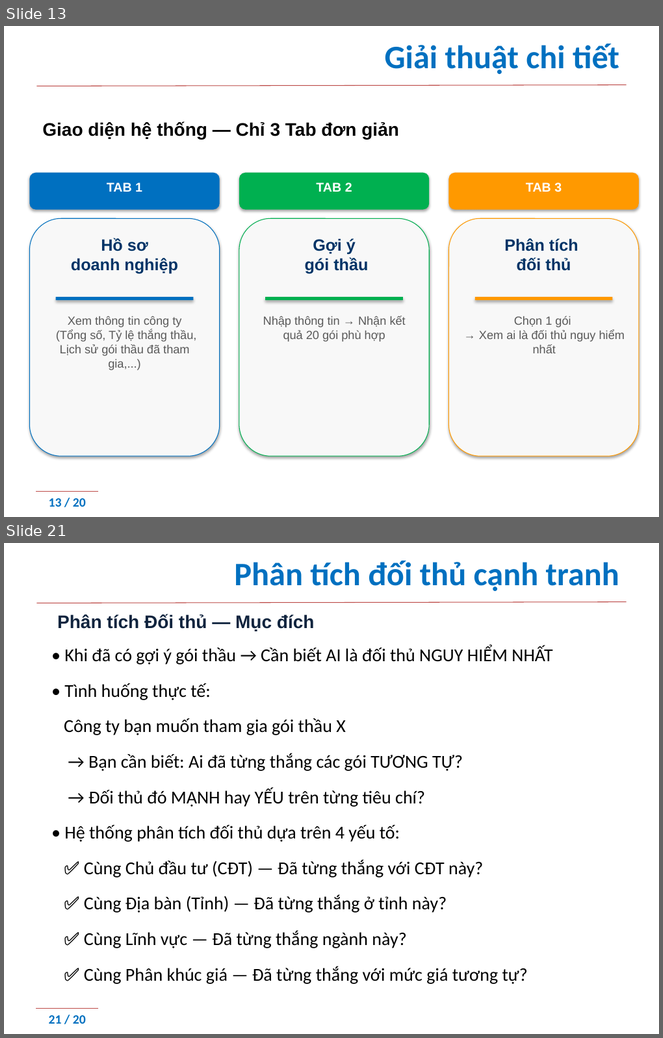
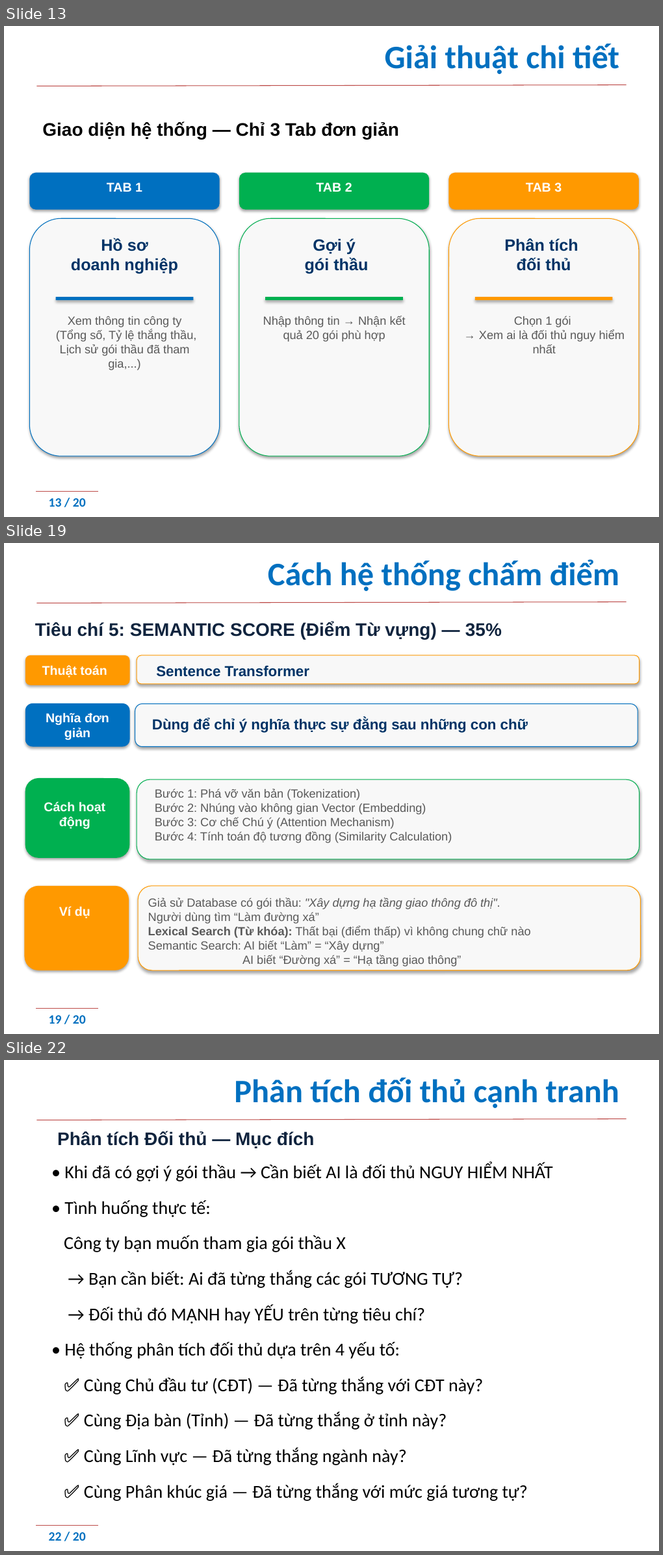
Before and after one commit to minhnc9504/DAUTHAU, a slide deck: Project Presentation Final.pptx. Shown one above the other, each under a label of ours: slides 13 and 21 before the commit, slides 13, 19 and 22 after it; the slides between them are not shown. The pictures are 663x1038 and 663x1555 pixels, drawn with LibreOffice and Linux fonts; fonts in the diff are those of the drawing; background and template pictures are left out. Boxes give left, top, right and bottom in pixels: in the first picture for what was removed or moved away, otherwise in the second. Text is boxed around its words. In the diff, an @@ line names an element or a change of style, - is before the commit and + after.

```diff
--- a/Project Presentation Final.pptx
+++ b/Project Presentation Final.pptx
@@ slide 19 added at bbox=[4, 543, 659, 1034], background #FFFFFF; not listed: 3 template elements that a slide beside it also shows @@
@@ title added at bbox=[268, 559, 620, 591], 36 pt, text #0070C0, bold @@
+Cách hệ thống chấm điểm
@@ text added at bbox=[35, 622, 502, 639], 20 pt, text #0F243E, bold @@
+Tiêu chí 5: SEMANTIC SCORE (Điểm Từ vựng) — 35%
@@ rounded rectangle added at bbox=[25, 655, 130, 686], fill #FF9900 @@
@@ rounded rectangle added at bbox=[137, 655, 640, 685], fill #F8F8F8, outline #FF9900 0.75 pt @@
@@ text added at bbox=[42, 665, 107, 678], 14 pt, text #FFFFFF, bold @@
+Thuật toán
@@ text added at bbox=[156, 665, 310, 677], 16 pt, text #003366, bold @@
+Sentence Transformer
@@ rounded rectangle added at bbox=[25, 704, 130, 746], fill #0070C0 @@
@@ text added at bbox=[46, 713, 109, 740], 14 pt, text #FFFFFF, bold @@
+Nghĩa đơn giản
@@ rounded rectangle added at bbox=[135, 704, 638, 746], fill #F8F8F8, outline #0070C0 0.75 pt @@
@@ text added at bbox=[152, 719, 528, 733], 16 pt, text #003366, bold @@
+Dùng để chỉ ý nghĩa thực sự đằng sau những con chữ
@@ rounded rectangle added at bbox=[25, 778, 129, 858], fill #00B050 @@
@@ rounded rectangle added at bbox=[137, 780, 640, 860], fill #F8F8F8, outline #00B050 0.75 pt @@
@@ text added at bbox=[155, 789, 452, 843], 13 pt, text #595959 @@
+Bước 1: Phá vỡ văn bản (Tokenization)
+Bước 2: Nhúng vào không gian Vector (Embedding)
+Bước 3: Cơ chế Chú ý (Attention Mechanism)
+Bước 4: Tính toán độ tương đồng (Similarity Calculation)
@@ text added at bbox=[44, 802, 105, 829], 14 pt, text #FFFFFF, bold @@
+Cách hoạt động
@@ rounded rectangle added at bbox=[24, 886, 129, 971], fill #FF9900 @@
@@ rounded rectangle added at bbox=[138, 886, 640, 971], fill #F8F8F8, outline #FF9900 0.75 pt @@
@@ text added at bbox=[148, 886, 198, 887], 14 pt, text #FFFFFF, bold @@
+BƯỚC 2
@@ text added at bbox=[59, 906, 90, 919], 14 pt, text #FFFFFF, bold @@
+Ví dụ
@@ text added at bbox=[148, 898, 530, 967], 13 pt, text #595959 @@
+Giả sử Database có gói thầu: "Xây dựng hạ tầng giao thông đô thị".
+Người dùng tìm “Làm đường xá”
+Lexical Search (Từ khóa): Thất bại (điểm thấp) vì không chung chữ nào
+Semantic Search: AI biết “Làm” = “Xây dựng”
+AI biết “Đường xá” = “Hạ tầng giao thông”
@@ what was slide 21 is now slide 22 @@
@@ page number at bbox=[49, 1533, 86, 1541]: text changed @@
-21 / 20
+22 / 20
```
Also in this commit, not shown: 9 slides changed.
